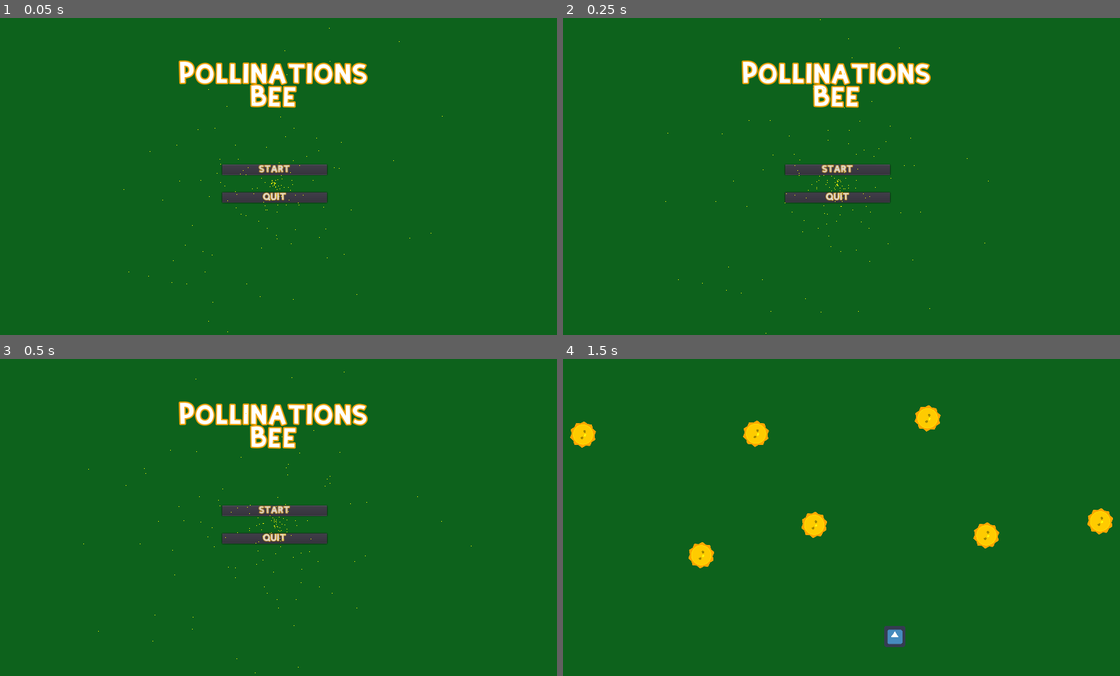
Above: before the commit, frames 1-4 (two rows, left to right).
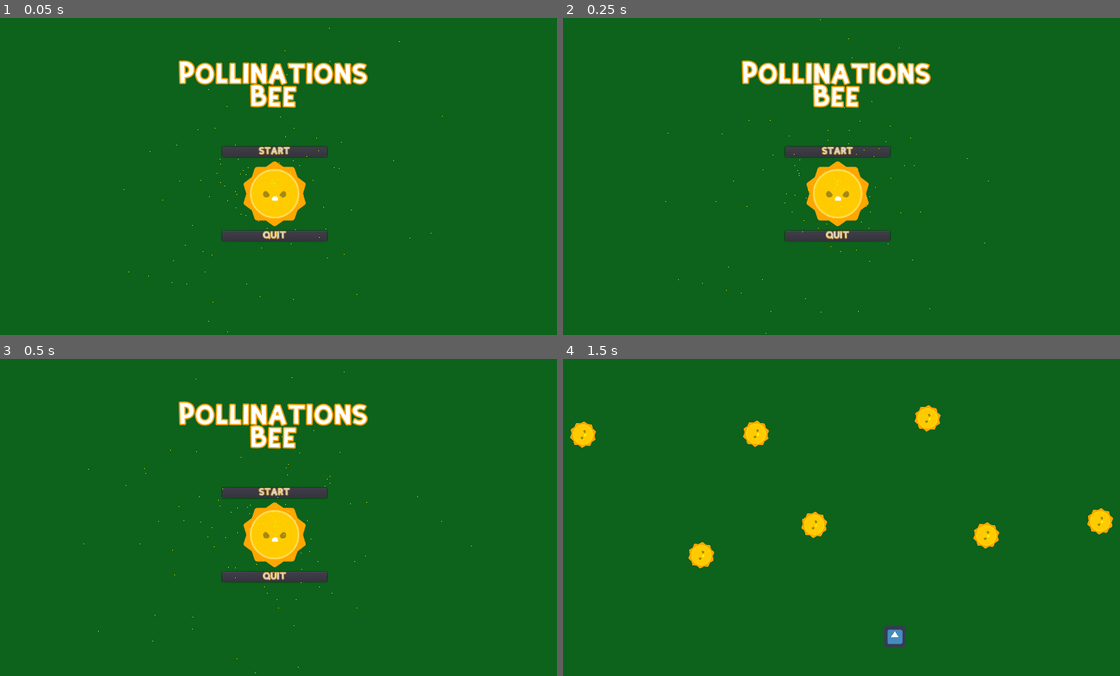
Above: after the commit, the same moments.

Repository: Szczocik/Pollinations_bee
Game: Godot game, scene res://GUI/MainMenu.tscn
Two runs of this game, one before a commit and one after it. Both use one fixed random seed, a clock stepped at 60 frames per second and the inputs below. The engine's default icon, where the game draws it, is replaced by a stand-in: a white triangle on a blue panel in a dark square.
Inputs (mouse positions are in pixels of both pictures, inside the frame that each line leads up to):
- Up to frame 1 (0.05 s): no input
- Up to frame 2 (0.25 s): no input
- Up to frame 3 (0.5 s): no input
- Up to frame 4 (1.5 s): click "START" at 0.5 s; move the mouse to (964, 501) at 1.27 s

The runs differ from the first frame. In frame 1, 3.7% of the frame differs, in the area x 39-59%, y 40-71%; in frame 2, 3.7%; in frame 3, 3.7%; in frame 4, nothing differs.

Commit message:
Main Menu

Diff:
--- a/GUI/MainMenu.tscn
+++ b/GUI/MainMenu.tscn
@@ -1,7 +1,8 @@
-[gd_scene load_steps=6 format=2]
+[gd_scene load_steps=7 format=2]
 
 [ext_resource path="res://kirifont/KiriFont.ttf" type="DynamicFontData" id=1]
 [ext_resource path="res://GUI/MainMenu.gd" type="Script" id=2]
+[ext_resource path="res://sun1.png" type="Texture" id=3]
 
 [sub_resource type="DynamicFont" id=1]
 size = 50
@@ -61,20 +62,26 @@
 margin_top = -68.0
 margin_right = 119.0
 margin_bottom = 101.0
-custom_constants/separation = 40
+custom_constants/separation = 10
 alignment = 1
 
 [node name="StartButton" type="Button" parent="VBoxContainer"]
-margin_top = 41.0
 margin_right = 238.0
-margin_bottom = 64.0
+margin_bottom = 23.0
 custom_fonts/font = SubResource( 2 )
 text = "START"
 
+[node name="TextureRect" type="TextureRect" parent="VBoxContainer"]
+margin_top = 33.0
+margin_right = 238.0
+margin_bottom = 181.0
+texture = ExtResource( 3 )
+stretch_mode = 4
+
 [node name="QuitButton" type="Button" parent="VBoxContainer"]
-margin_top = 104.0
+margin_top = 191.0
 margin_right = 238.0
-margin_bottom = 127.0
+margin_bottom = 214.0
 custom_fonts/font = SubResource( 2 )
 text = "QUIT"
 
--- a/Player/Player.gd
+++ b/Player/Player.gd
@@ -41,7 +41,7 @@
 
 func add_score():
 	score += 1
-	if score >= 1:
+	if score >= 5:
 		$MenuTimer.start()
 
 func pollition_effect():
@@ -56,6 +56,5 @@
 	$Pollination/FlowerOK.play()
 	pollition_effect()
 
-
 func _on_MenuTimer_timeout():
 	get_tree().change_scene("res://GUI/MainMenu.tscn")
